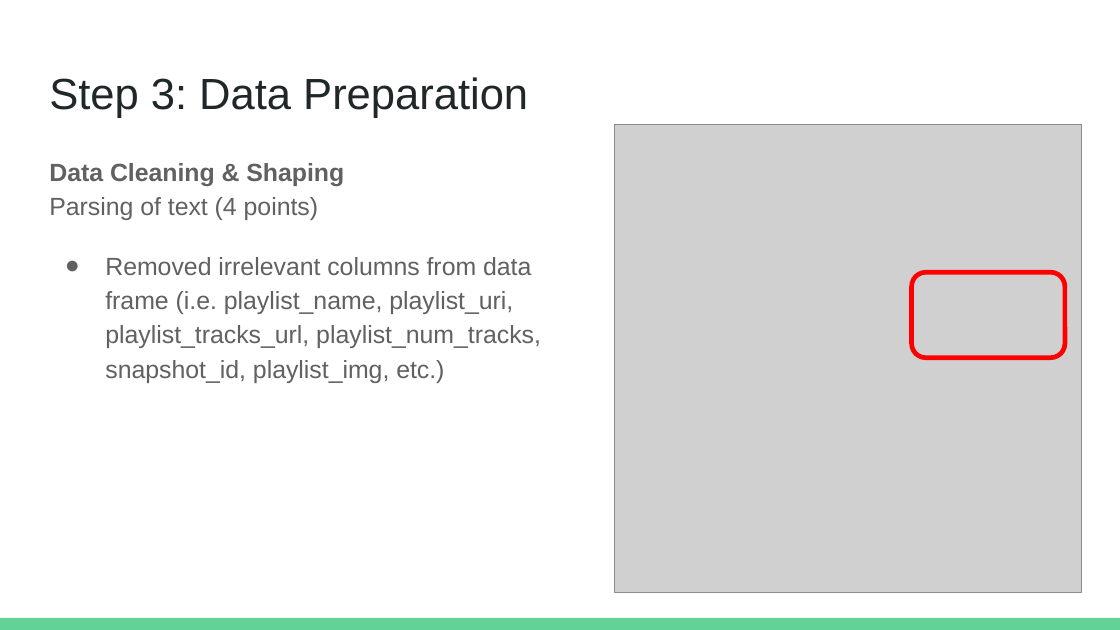
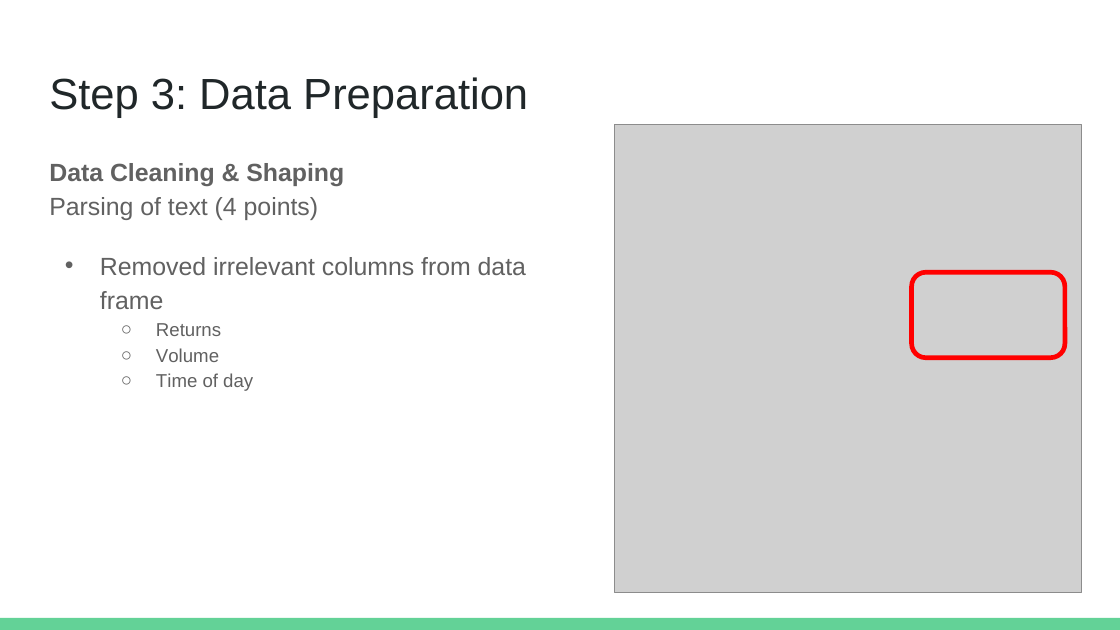
Before and after one commit to AshleyWWW/qhacks2019, a slide deck: slide 5 of Our Presentation.pptx. Drawn at 1120x630 pixels with LibreOffice and Linux fonts; fonts in the diff are those of the drawing; grey boxes stand for pictures. Boxes give left, top, right and bottom in pixels: in the first picture for what was removed or moved away, otherwise in the second. Text is boxed around its words. In the diff, an @@ line names an element or a change of style, - is before the commit and + after.

Commit message:
small changes

```diff
--- a/Our Presentation.pptx
+++ b/Our Presentation.pptx
@@ text at box(100, 257, 526, 391): text changed @@
-● Removed irrelevant columns from data frame (i.e. playlist_name, playlist_uri, playlist_tracks_url, playlist_num_tracks, snapshot_id, playlist_img, etc.)
+• Removed irrelevant columns from data frame
+  ○ Returns
+  ○ Volume
+  ○ Time of day
```
Also in this commit, not shown: 4 other slides changed.
